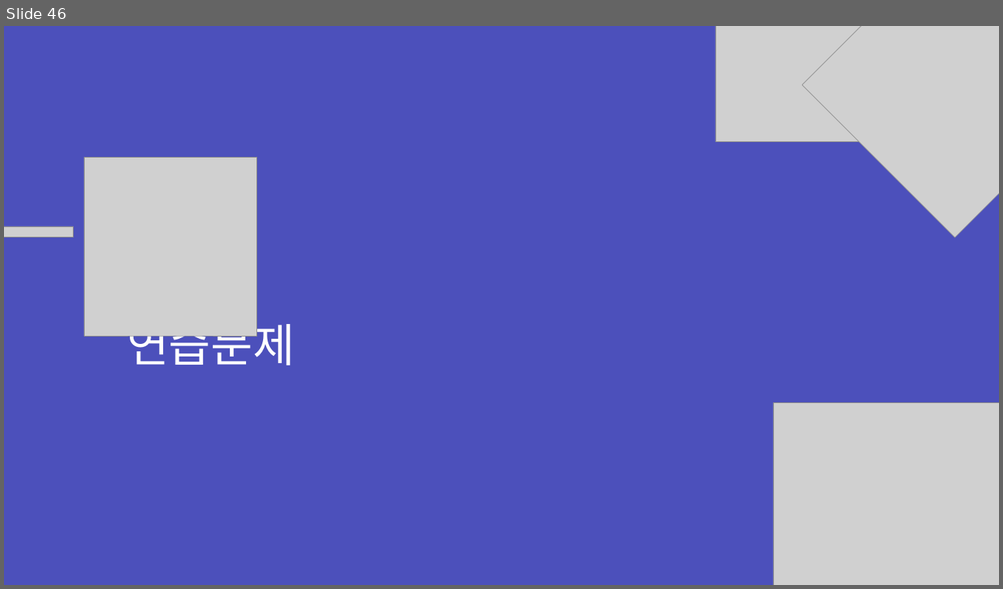
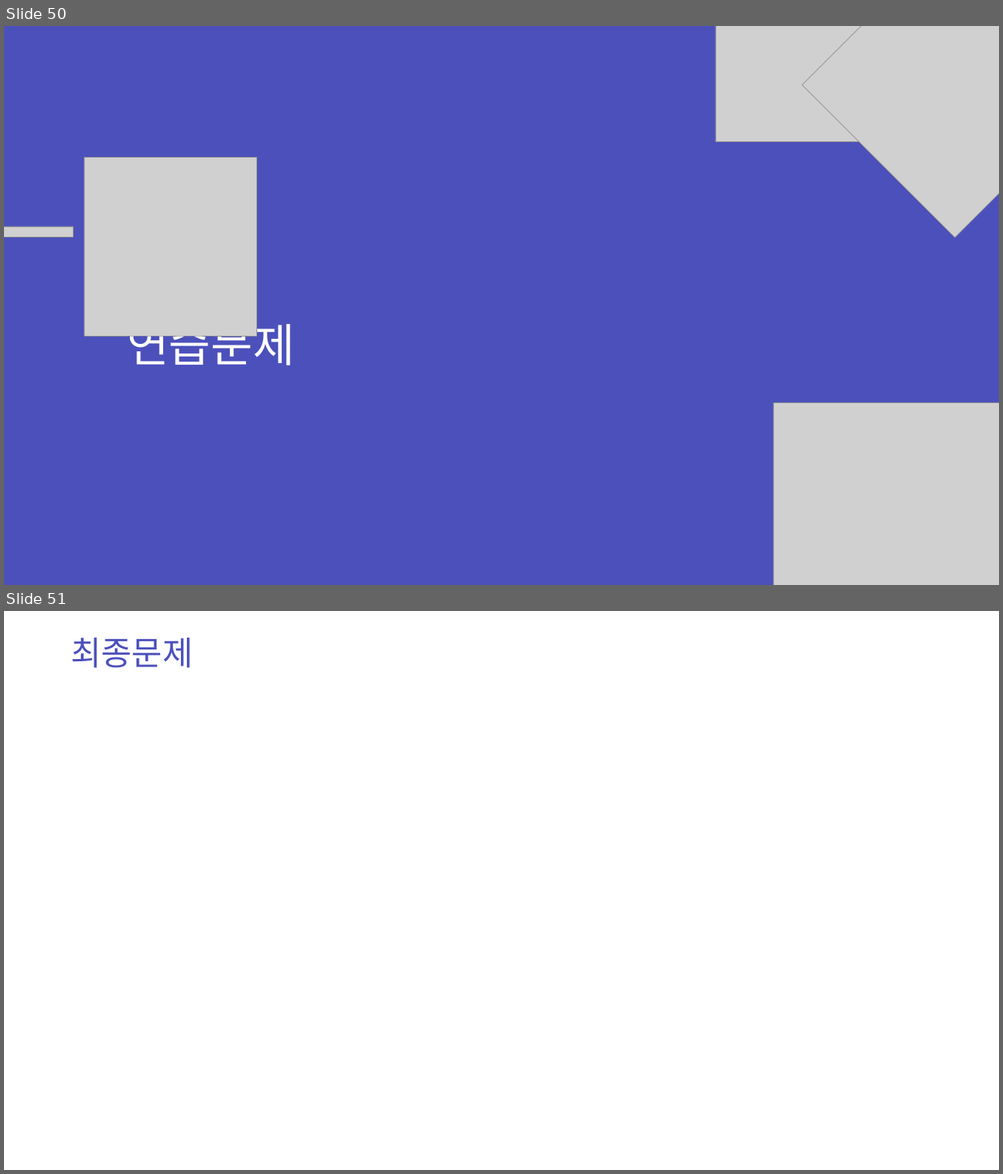
Before and after one commit to zest132/JavaLecture, a slide deck: JavaLecture/LectureFile/java 9강.pptx. Shown one above the other, each under a label of ours: slide 46 before the commit, slides 50 and 51 after it. The pictures are 1003x589 and 1003x1174 pixels, drawn with LibreOffice and Linux fonts; fonts in the diff are those of the drawing; grey boxes stand for pictures. Boxes give left, top, right and bottom in pixels: in the first picture for what was removed or moved away, otherwise in the second. Text is boxed around its words. In the diff, an @@ line names an element or a change of style, - is before the commit and + after.

Commit message:
9강 문제 만드는중

```diff
--- a/JavaLecture/LectureFile/java 9강.pptx
+++ b/JavaLecture/LectureFile/java 9강.pptx
@@ slide 51 added at [4, 611, 999, 1170], background #FFFFFF @@
@@ text added at [71, 638, 193, 668], 48 pt, text #4C50BC @@
+최종문제
@@ what was slide 46 is now slide 50 @@
```
Also in this commit, not shown: 2 slides changed, 7 other slides added, 4 slides removed, 3 other files.
